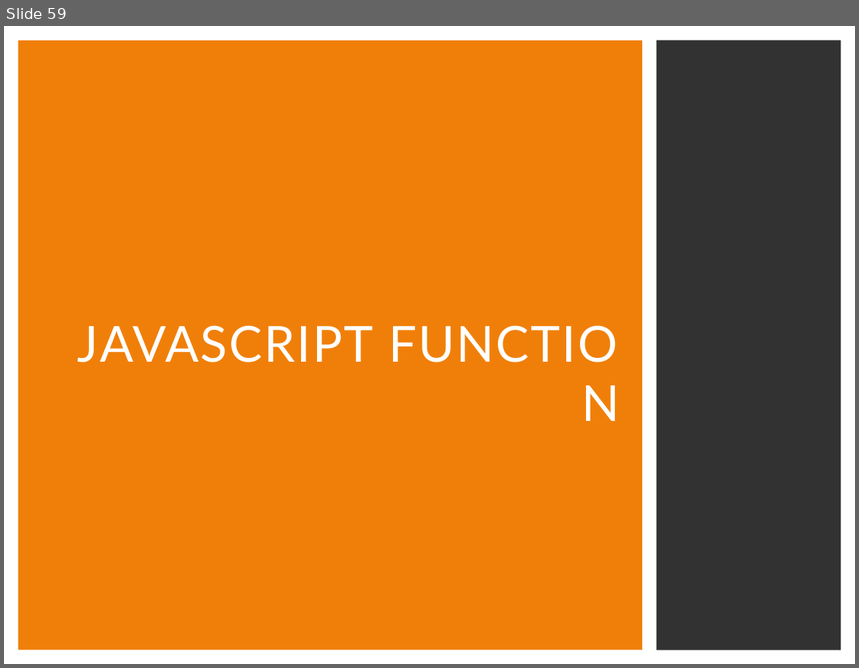
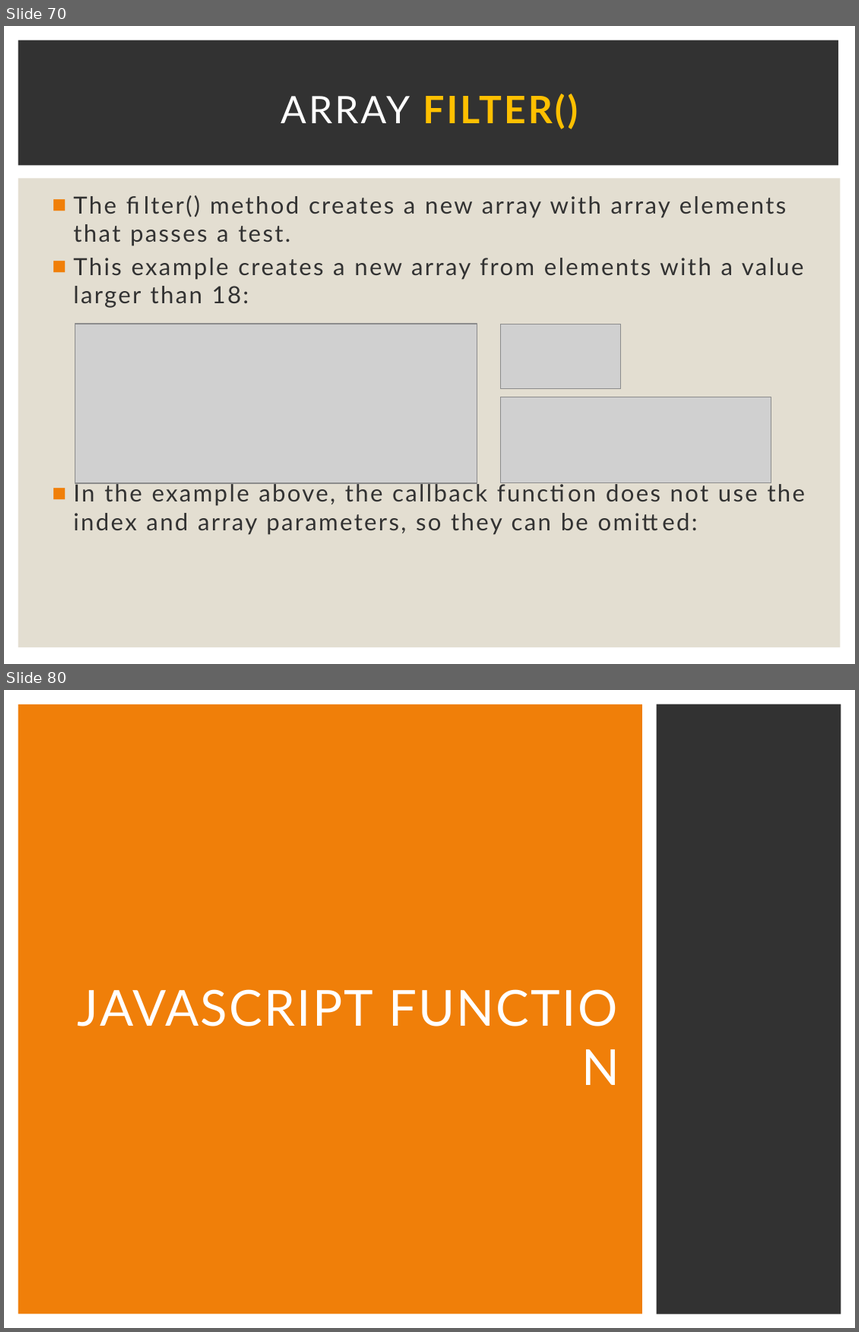
Before and after one commit to Karamihova/Fundamentals-JS, a slide deck: Programming Prep.pptx. Shown one above the other, each under a label of ours: slide 59 before the commit, slides 70 and 80 after it; the slides between them are not shown. The pictures are 859x668 and 859x1332 pixels, drawn with LibreOffice and Linux fonts; fonts in the diff are those of the drawing; grey boxes stand for pictures. Boxes give left, top, right and bottom in pixels: in the first picture for what was removed or moved away, otherwise in the second. Text is boxed around its words. In the diff, an @@ line names an element or a change of style, - is before the commit and + after.

```diff
--- a/Programming Prep.pptx
+++ b/Programming Prep.pptx
@@ slide 70 added at <box>4,26,855,664</box>, background #FFFFFF @@
@@ rectangle added at <box>18,40,839,166</box>, fill #323232 @@
@@ title added at <box>281,94,578,129</box>, 32 pt, text #FFC000, bold @@
+ARRAY FILTER()
@@ rectangle added at <box>18,178,841,648</box>, fill #E3DED1 @@
@@ text added at <box>73,196,806,535</box>, 20 pt, text #323232 @@
+■ The filter() method creates a new array with array elements that passes a test.
+■ This example creates a new array from elements with a value larger than 18:
+■ In the example above, the callback function does not use the index and array parameters, so they can be omitted:
@@ picture added at <box>75,324,477,484</box> @@
@@ picture added at <box>500,324,621,389</box> @@
@@ picture added at <box>500,397,771,483</box> @@
@@ what was slide 59 is now slide 80 @@
```
Also in this commit, not shown: 1 slide changed, 20 other slides added.
